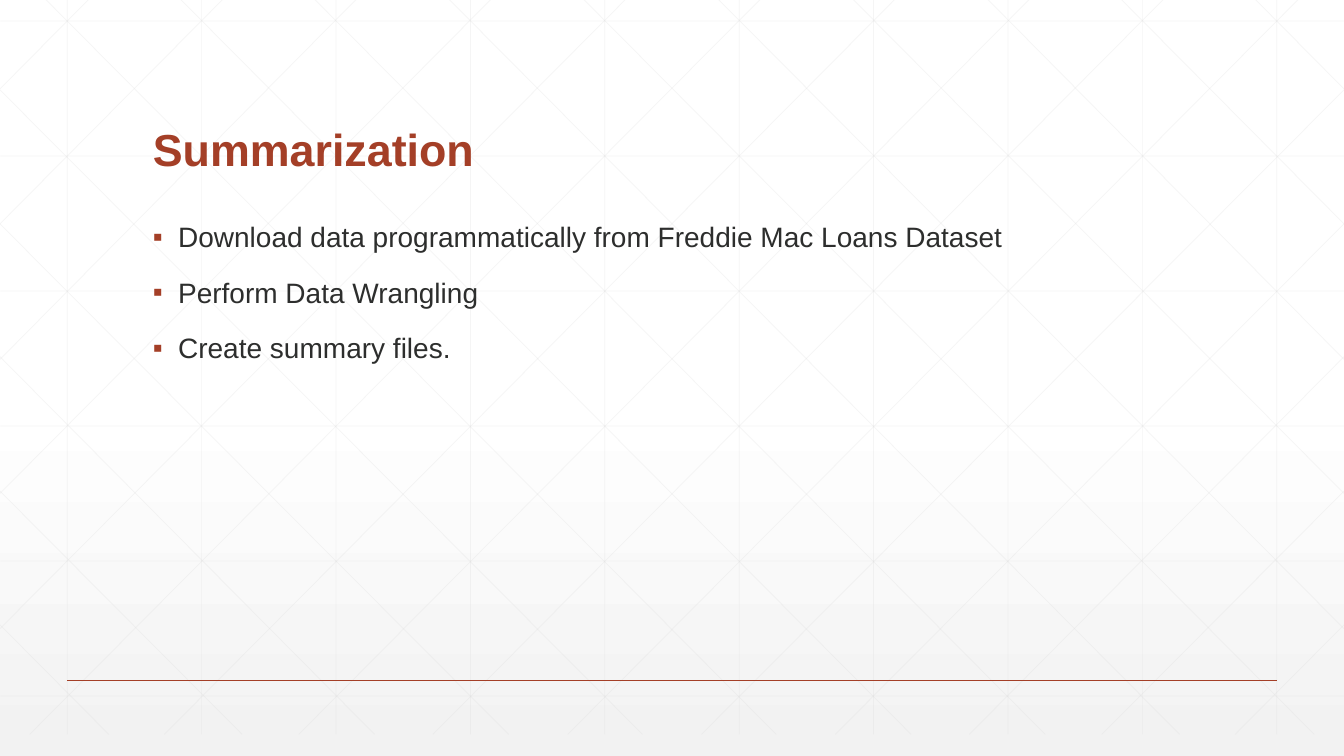
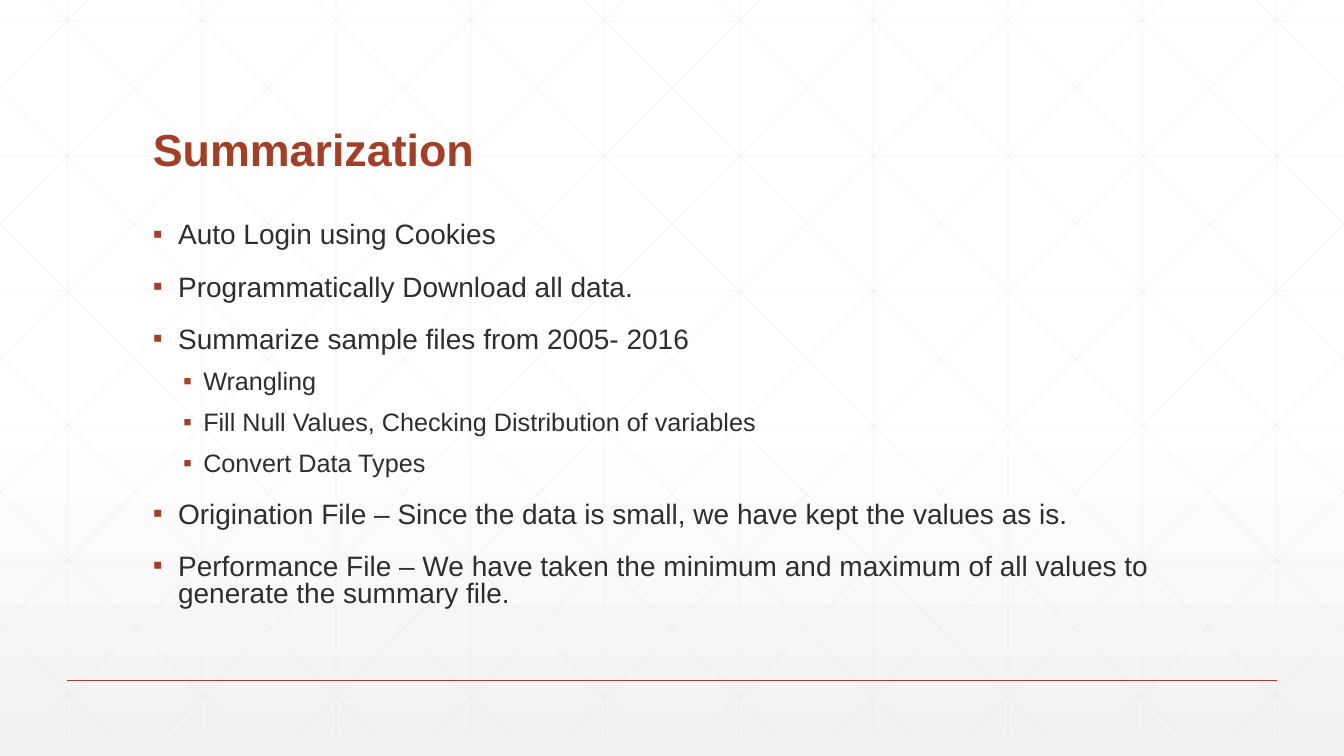
Before and after one commit to vishalsatam/PredictiveModellingOnFreddieMacLoans, a slide deck: slide 2 of Team1_Presentation.pptx. Drawn at 1344x756 pixels with LibreOffice and Linux fonts; fonts in the diff are those of the drawing. Boxes give left, top, right and bottom in pixels: in the first picture for what was removed or moved away, otherwise in the second. Text is boxed around its words. In the diff, an @@ line names an element or a change of style, - is before the commit and + after.

```diff
--- a/Team1_Presentation.pptx
+++ b/Team1_Presentation.pptx
@@ text at [178,223,1147,608]: text changed @@
-▪ Download data programmatically from Freddie Mac Loans Dataset
-▪ Perform Data Wrangling
-▪ Create summary files.
+▪ Auto Login using Cookies
+▪ Programmatically Download all data.
+▪ Summarize sample files from 2005- 2016
+  ▪ Wrangling
+  ▪ Fill Null Values, Checking Distribution of variables
+  ▪ Convert Data Types
+▪ Origination File – Since the data is small, we have kept the values as is.
+▪ Performance File – We have taken the minimum and maximum of all values to generate the summary file.
```
Also in this commit, not shown: 3 other slides changed, 17 slides added, 4 slides removed.
